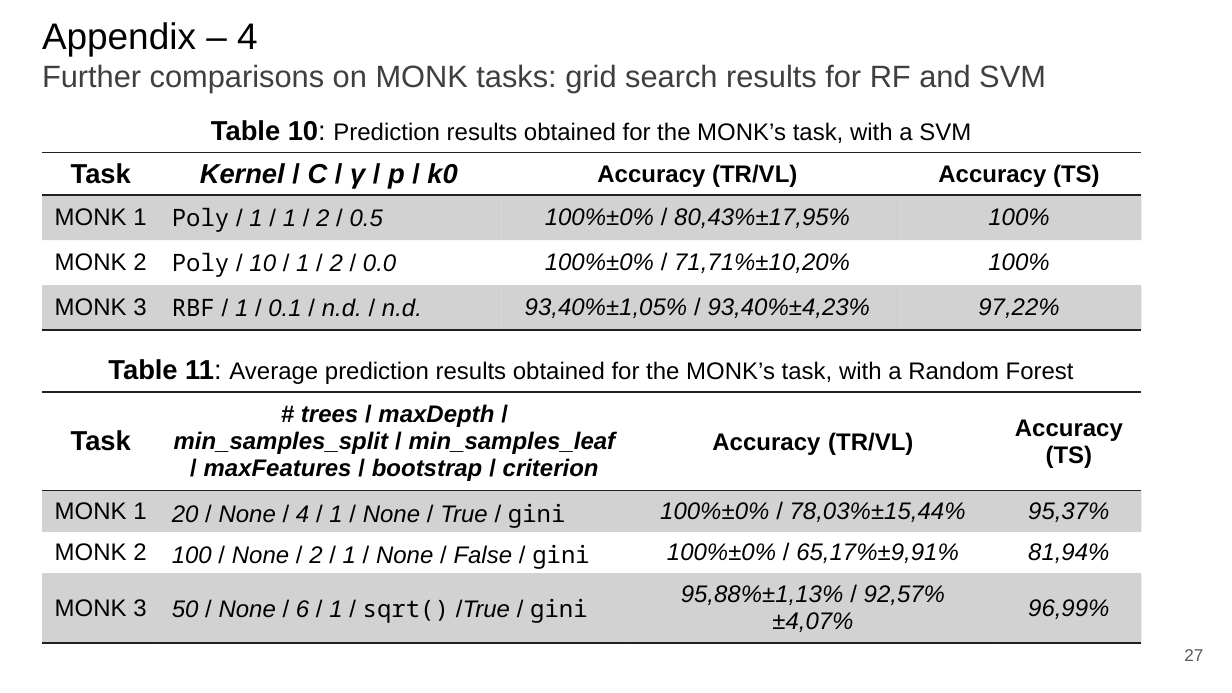
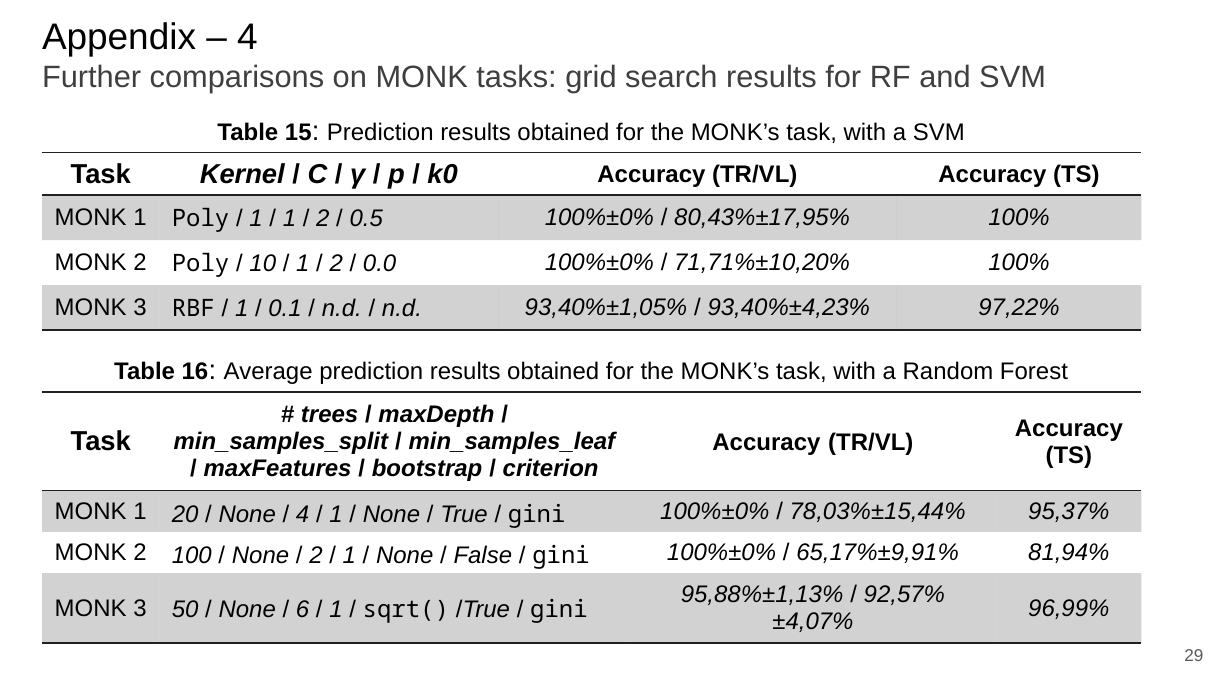
Before and after one commit to paolo-junior-mollica/machine-learning-project, a slide deck: slide 29 of relazione/Canduci_Marino_Mollica.pptx (slide 27 before the commit). Drawn at 1232x693 pixels with LibreOffice and Linux fonts; fonts in the diff are those of the drawing. Boxes give left, top, right and bottom in pixels: in the first picture for what was removed or moved away, otherwise in the second. Text is boxed around its words. In the diff, an @@ line names an element or a change of style, - is before the commit and + after.

Commit message:
Updated report with model comparisons and much more

```diff
--- a/relazione/Canduci_Marino_Mollica.pptx
+++ b/relazione/Canduci_Marino_Mollica.pptx
@@ text at (217, 122, 965, 143): text changed @@
-Table 10: Prediction results obtained for the MONK’s task, with a SVM
+Table 15: Prediction results obtained for the MONK’s task, with a SVM
@@ text at (114, 361, 1068, 384): text changed @@
-Table 11: Average prediction results obtained for the MONK’s task, with a Random Forest
+Table 16: Average prediction results obtained for the MONK’s task, with a Random Forest
@@ page number at (1184, 649, 1203, 661): text changed @@
-27
+29
```
Also in this commit, not shown: 16 other slides changed, 7 slides added, 1 slide removed.
